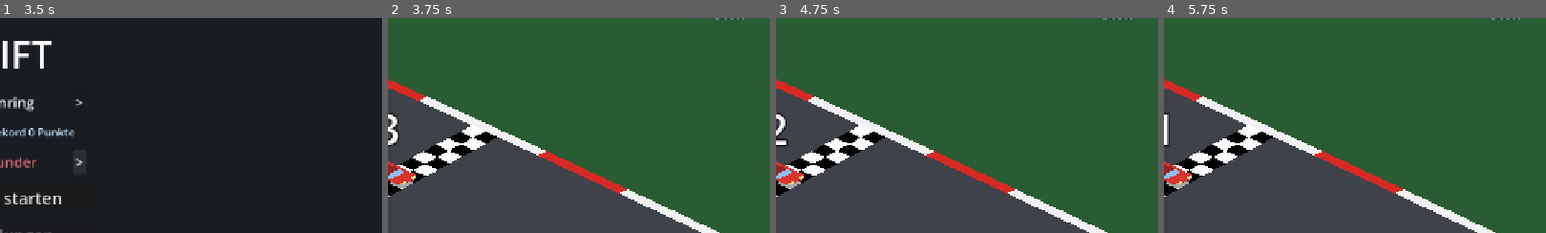
Above: before the commit, frames 1-4 (left to right).
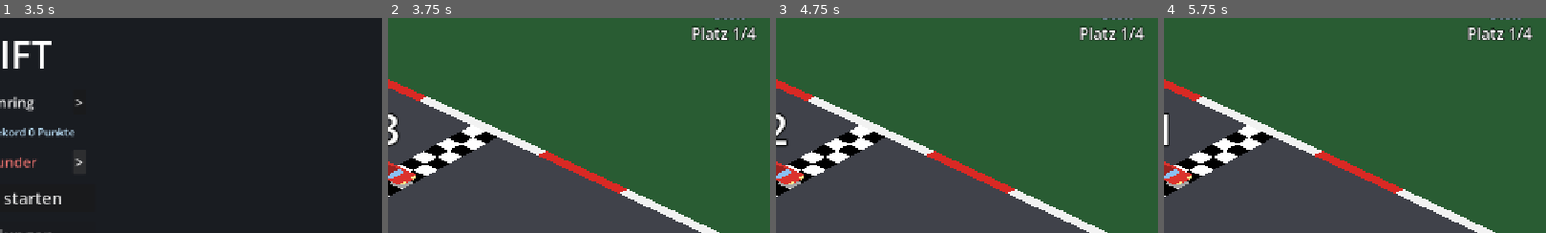
Above: after the commit, the same moments.

Repository: Mayo73/agenthub-backup
Game: Godot game, scene res://scenes/main_menu.tscn
Two runs of this game, one before a commit and one after it. Both use one fixed random seed, a clock stepped at 60 frames per second and the inputs below.
Inputs:
- Up to frame 1 (3.5 s): click "<" at 0.5 s; click ">" at 1.25 s; click "<" at 2 s; click ">" at 2.75 s
- Up to frame 2 (3.75 s): click "Rennen starten" at 3.5 s
- Up to frame 3 (4.75 s): tap Enter (neustart) at 4.25, 4.35 s; hold D (rechts) from 4.28 s (still down)
- Up to frame 4 (5.75 s): tap Enter (neustart) at 5, 5.3 s; release D (rechts) at 5.03 s; hold Down from 5.03 s (still down); tap S (bremse) at 5.1 s
The pictures show only the part of the screen within x 50-100%, y 14-64%; the shares and areas given below are measured in that part.

Frame 1 is identical in both runs. In frame 2, 0.6% of the frame differs, in the area x 79-97%, y 3-11%; in frame 3, 0.6%; in frame 4, 0.6%.

Commit message:
T-0047: Aktueller Platz im HUD
Erstellt vom lokalen Agent (Modell qwen3.5:35b-a3b, Versuch 1 von 5).

Diff:
--- a/scenes/main.tscn
+++ b/scenes/main.tscn
@@ -190,3 +190,16 @@
 layout_mode = 2
 theme_override_font_sizes/font_size = 24
 text = "Zum Menü"
+
+[node name="Place" type="Label" parent="HUD"]
+anchor_left = 1.0
+anchor_right = 1.0
+offset_left = -324.0
+offset_top = 112.0
+offset_right = -24.0
+offset_bottom = 146.0
+theme_override_colors/font_outline_color = Color(0, 0, 0, 1)
+theme_override_constants/outline_size = 6
+theme_override_font_sizes/font_size = 26
+text = "Platz –"
+horizontal_alignment = 2
--- a/scripts/hud.gd
+++ b/scripts/hud.gd
@@ -21,6 +21,7 @@
 @onready var result_buttons: HBoxContainer = $ResultButtons
 @onready var again_button: Button = $ResultButtons/Again
 @onready var menu_button: Button = $ResultButtons/Menu
+@onready var place_label: Label = $Place
 
 func _ready() -> void:
 	again_button.pressed.connect(again_pressed.emit)
@@ -56,3 +57,7 @@
 	result_label.visible = finished
 	if finished:
 		result_label.text = race.result_text(points, new_time, new_points)
+
+
+func show_place(place: int, total: int) -> void:
+	place_label.text = "Platz %d/%d" % [place, total]
--- a/scripts/main.gd
+++ b/scripts/main.gd
@@ -33,6 +33,7 @@
 var last_record := {}
 
 var ai_cars: Array[Node2D] = []
+var place := 1
 
 
 func _ready() -> void:
@@ -89,9 +90,11 @@
 		scorer.update(delta, car.physics.slip_angle_deg(), car.physics.speed(), track.path.is_on_track(pos))
 		lap_timer.update(delta, track.path.progress_at(pos))
 		ghost_recording.record(lap_timer.current_time, car.physics.position, car.physics.heading)
+	place = RaceRanking.place(lap_timer.distance(), ai_distances())
 	ghost.show_at(ghost_best, lap_timer.current_time)
 	hud.show_score(scorer)
 	hud.show_laps(lap_timer)
+	hud.show_place(place, ai_cars.size() + 1)
 	hud.show_race(race, scorer.total, last_record.get("new_time", false), last_record.get("new_points", false))
 
 	skid_marks.track_car(car.physics)
@@ -126,6 +129,14 @@
 	ghost_recording = GhostLap.new()
 	last_record = {}
 	place_ai_cars()
+	place = 1
+
+
+func ai_distances() -> Array:
+	var result := []
+	for ai in ai_cars:
+		result.append(ai.race_distance())
+	return result
 
 
 ## Alle Autos paarweise auf Zusammenstöße prüfen.
--- a/tests/test_main_wiring.gd
+++ b/tests/test_main_wiring.gd
@@ -184,3 +184,13 @@
 	main.resolve_collisions()
 	check(main.car.physics.position.distance_to(main.ai_cars[0].physics.position) >= 2.0 * main.CAR_RADIUS - 0.01,
 		"Abstand nach Kollisionsauflösung mindestens 2*CAR_RADIUS - 0.01")
+
+
+func test_platz_im_hud() -> void:
+	check(main.place == 1, "main.place ist 1")
+	check(main.ai_distances().size() == 3, "main.ai_distances().size() ist 3")
+	main.hud.show_place(2, 4)
+	check_eq(main.hud.place_label.text, "Platz 2/4", "place_label zeigt 'Platz 2/4'")
+	main.place = 3
+	main.restart()
+	check(main.place == 1, "main.place ist 1 nach restart()")
